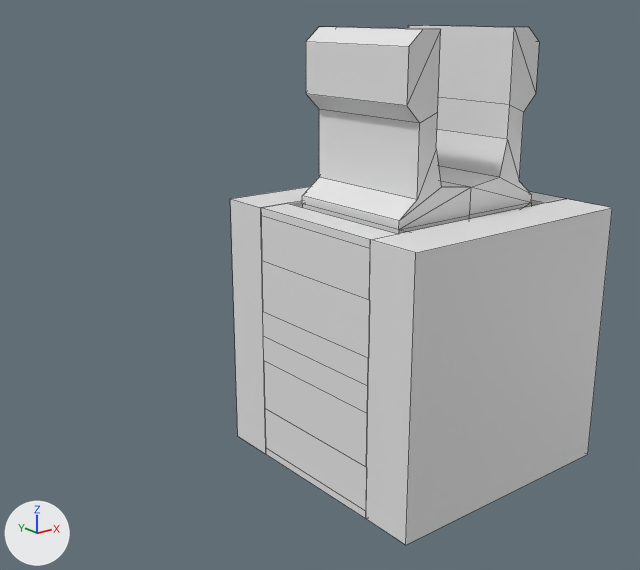
A saved change to the Blender file blender/clip.blend.
One viewpoint serves both versions: a 50 mm lens placed at (-23.1, -23.1, 17.0), pointed at (1.4, 7.5, 4.7). Arrows for +X, +Y and +Z are at lower left; the lights stay in place. Mesh edges are drawn as thin lines.

The first picture shows 'clip', 'clip_holder_top_main'.
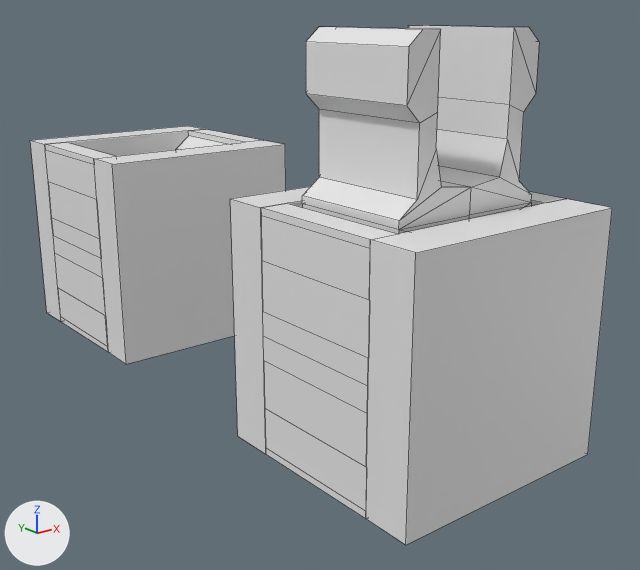
Location of each change, (x1, y1, x2, y2) in pixels of the pictures (640 x 570 px):
'clip_holder_top_main_applied', added: after (30, 126, 286, 364)

Diff of the bpy script that builds the scene:
```diff
--- a/blender/clip.blend.py
+++ b/blender/clip.blend.py
@@ me_cube_002 @@
+me_cube_002.from_pydata(...)  # 144 vertices, 96 faces; spans x -5.0..5.0, y -2.41..7.61, z -5.0..5.0
@@ ob_clip_holder_top_main_applied @@
+ob_clip_holder_top_main_applied = bpy.data.objects.new('clip_holder_top_main_applied', me_cube_002)
+ob_clip_holder_top_main_applied.location = (0.0, 17.4, 5.0)
```
